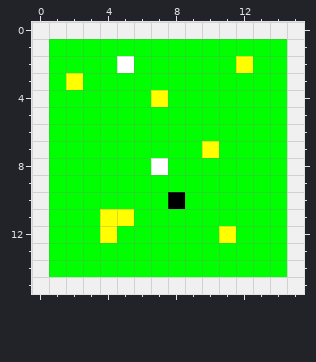
File history of a pixel-art sprite, ProyectoDds/res/textures/levels/map1.png. Above is the file before it was changed.
The file is 16x16 pixels.
After the commit:
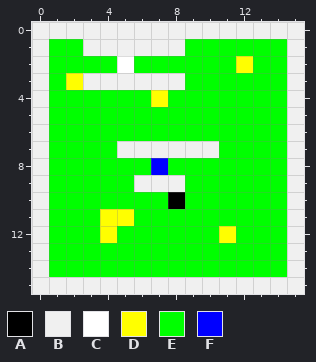
Palette (. is transparent): A #000000  B #f0f0f0  C #ffffff  D #ffff00  E #00ff00  F #0000ff
Change:
{"y":1,"x":3,"old":"EEEEEE","new":"BBBBBB"}
{"y":3,"x":3,"old":"EEEEEE","new":"BBBBBB"}
{"y":7,"x":5,"old":"EEEEED","new":"BBBBBB"}
{"y":8,"x":7,"old":"C","new":"F"}
{"y":9,"x":6,"old":"EEE","new":"BBB"}
